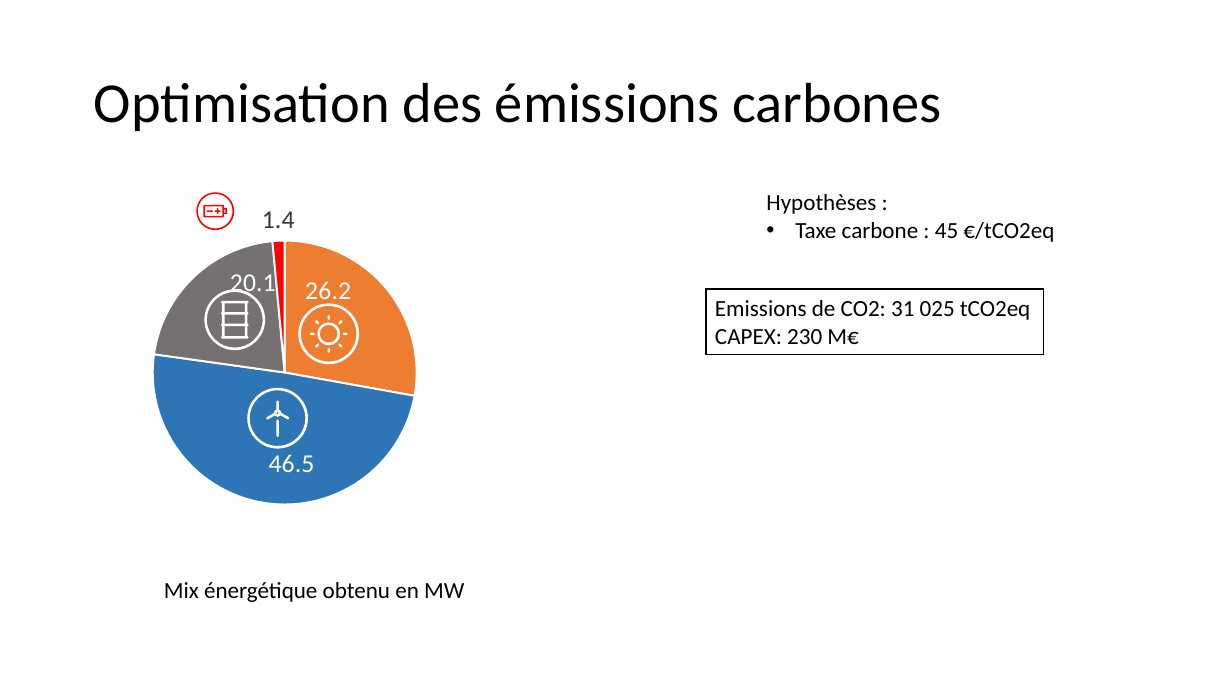
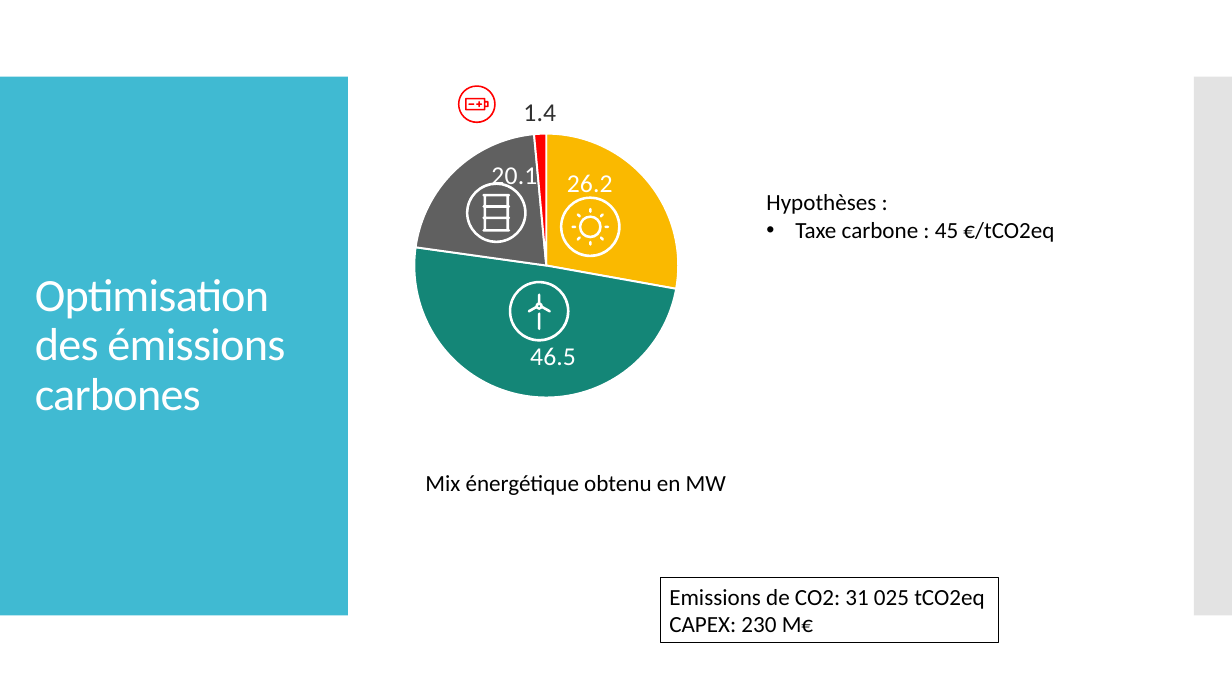
Before and after one commit to cledat/Projet-EA314, a slide deck: slide 10 of rapport.pptx (slide 13 before the commit). Drawn at 1232x693 pixels with LibreOffice and Linux fonts; fonts in the diff are those of the drawing. Boxes give left, top, right and bottom in pixels: in the first picture for what was removed or moved away, otherwise in the second. Text is boxed around its words. In the diff, an @@ line names an element or a change of style, - is before the commit and + after.

```diff
--- a/rapport.pptx
+++ b/rapport.pptx
@@ rectangle added at [0, 77, 348, 616], fill #40BAD2 @@
@@ pie chart at [331, 84, 769, 447] @@
@@ colours of single points changed @@
@@ rectangle added at [1194, 77, 1232, 616], fill #C8C8C8 at 50% opacity @@
@@ title "Optimisation des émissions carbones": place and size @@
-title "Optimisation des émissions carbones" at [94, 82, 941, 131]
+title "Optimisation des émissions carbones" at [35, 279, 285, 411]
@@ title "Optimisation des émissions carbones" at [35, 279, 285, 411]: size 44 to 36 pt, text colour #000000 to #FFFFFF, letter spacing 0 to -0.6 pt @@
@@ freeform shape: place and size @@
-freeform shape at [317, 323, 340, 346]
+freeform shape at [579, 215, 603, 238]
@@ 2 freeform shapes, 1 text: place and size @@
-2 freeform shapes, 1 text at [164, 315, 464, 602]
+2 freeform shapes, 1 text at [425, 208, 726, 495]
@@ 13 freeform shapes, 1 pie chart: place and size @@
-13 freeform shapes, 1 pie chart at [69, 190, 507, 554]
+13 freeform shapes, 1 pie chart at [331, 84, 769, 447]
@@ freeform shape: place and size @@
-freeform shape at [276, 420, 279, 437]
+freeform shape at [538, 312, 541, 330]
@@ rectangle "Emissions de CO2: 31 025 ...": place and size @@
-rectangle "Emissions de CO2: 31 025 ..." at [706, 289, 1044, 355]
+rectangle "Emissions de CO2: 31 025 ..." at [660, 578, 998, 643]
@@ rectangle "Emissions de CO2: 31 025 ..." at [660, 578, 998, 643]: outline #000000 1 pt to #000000 0.85 pt @@
```
Also in this commit, not shown: 16 other slides changed, 3 slides removed, 1 other file.
